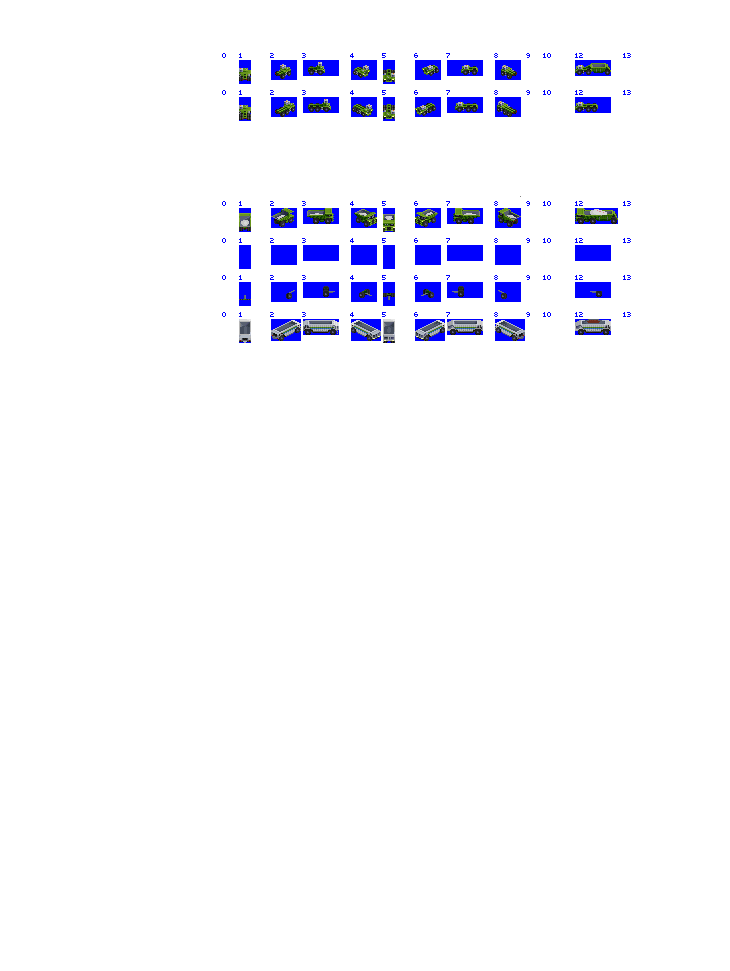
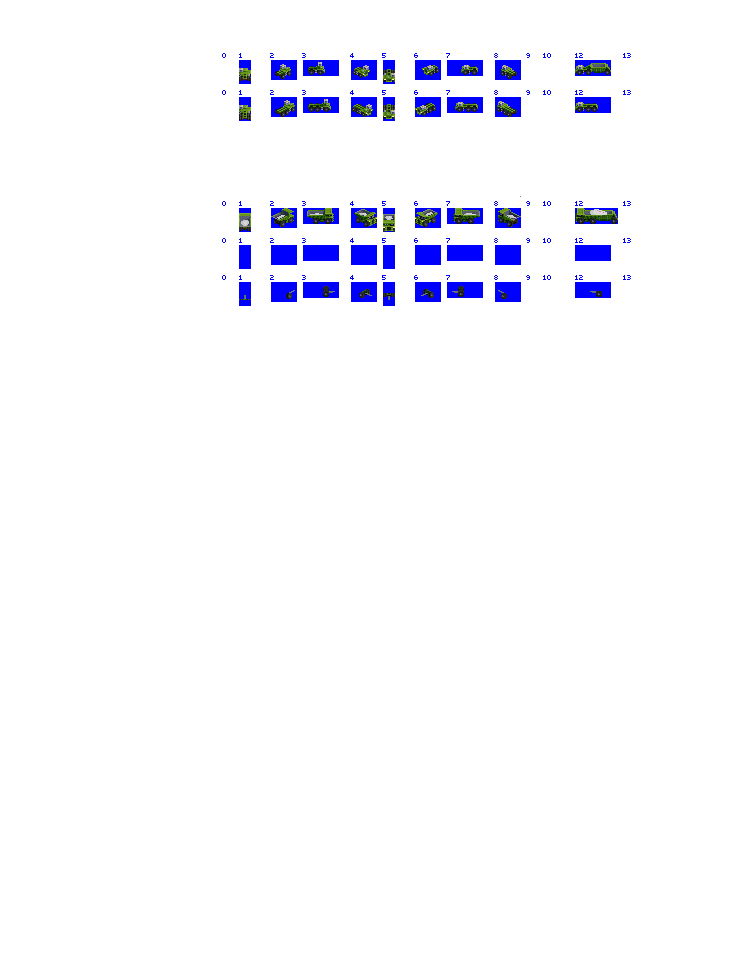
The second 730 x 971 image is a revision of the first. Changes to its layers:
removed group "Unitised Hauler" (16 layers) over [222, 312, 631, 343]
removed group "Partial Loads" (3rd of 3, in "Unitised Hauler") (6 layers) from group "Unitised Hauler" over [240, 319, 605, 334]
removed layer "grey load" (4th of 5, in "Unitised Hauler" › "Partial Loads") from group "Partial Loads" over [240, 319, 605, 334]
removed layer "white load" (4th of 5, in "Unitised Hauler" › "Partial Loads") from group "Partial Loads" over [240, 319, 605, 334]
removed layer "copper load" (4th of 5, in "Unitised Hauler" › "Partial Loads") from group "Partial Loads" over [240, 319, 605, 334]
removed layer "red load" (2nd of 3, in "Unitised Hauler" › "Partial Loads") from group "Partial Loads" over [240, 319, 605, 334]
removed layer "coal load" (7th of 8, in "Unitised Hauler" › "Partial Loads") from group "Partial Loads" over [240, 319, 605, 334]
removed layer "iron load" (3rd of 4, in "Unitised Hauler" › "Partial Loads") from group "Partial Loads" over [240, 319, 605, 334]
removed layer "Hauler" from group "Unitised Hauler" over [239, 319, 611, 343]
removed layer "Blue BG 4px oversize" from group "Unitised Hauler" over [222, 312, 631, 343]
